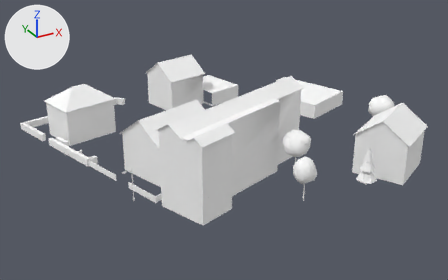
The glTF model cities/arlov-borggatan/pack/tiles/c-7_0.glb: old version first, new version second.
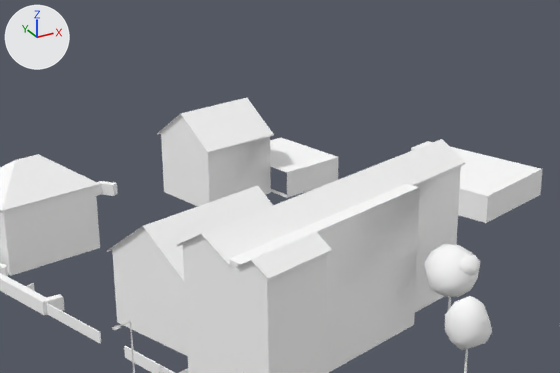
Old and new are each drawn whole from a camera (50 mm lens) standing at (-445.7, -70.7, 52.1) and looking at (-391.5, 27.8, 2.8) and again close up on the part from 14% to 79% of the width and 2% to 70% of the height. Lighting does not change. The marker at upper left points along +X, +Y and +Z. The older version's two pictures come first. Where no turn or scale is listed for an object, it has been applied to the vertices. Vertices at exactly the same position are counted once.

The older version as bpy lines, for what is in view:
```python
me_sm_building_w361096433 = bpy.data.meshes.new('SM_Building_w361096433')
me_sm_building_w361096433.from_pydata(...)  # 35 vertices, 31 faces; spans x -26.9..26.9, y -28.0..28.0, z -6.8..6.8
# faces by material slot: [6, 25]
me_sm_building_w361096433.materials.append(mat_m_wall_brick_brown_upper)  # white #ffffff
me_sm_building_w361096433.materials.append(mat_m_roof_flat_tar)  # white #ffffff
me_sm_building_w361096434 = bpy.data.meshes.new('SM_Building_w361096434')
me_sm_building_w361096434.from_pydata(...)  # 12 vertices, 12 faces; spans x -7.6..7.6, y -9.9..9.9, z -1.5..1.5
me_sm_building_w361096434.materials.append(mat_m_wall_plaster_ivory_upper)  # white #ffffff
me_sm_trees__7_0 = bpy.data.meshes.new('SM_Trees_-7_0')
me_sm_trees__7_0.from_pydata(...)  # 450 vertices, 789 faces; spans x -16.5..16.5, y -9.5..9.5, z -4.5..4.5
# faces by material slot: [48, 720, 21]
me_sm_trees__7_0.materials.append(mat_m_bark_wood)  # white #ffffff
me_sm_trees__7_0.materials.append(mat_m_leaf)  # white #ffffff
me_sm_trees__7_0.materials.append(mat_m_conifer)  # white #ffffff
ob_sm_building_w361096433 = bpy.data.objects.new('SM_Building_w361096433', me_sm_building_w361096433)
ob_sm_building_w361096433.location = (-383.13, 33.96, 8.25)
ob_sm_building_w361096434 = bpy.data.objects.new('SM_Building_w361096434', me_sm_building_w361096434)
ob_sm_building_w361096434.location = (-363.83, 40.59, 3.39)
ob_sm_trees__7_0 = bpy.data.objects.new('SM_Trees_-7_0', me_sm_trees__7_0)
ob_sm_trees__7_0.location = (-376.16, 8.87, 6.26)
# also in view: 'SM_Building_w208684069' at (-408.0, 36.2, 5.0); 'SM_Building_w208682122' at (-388.0, 29.8, 8.7); 'SM_Building_w208684046' at (-401.7, 39.7, 6.9); 'SM_Building_w361096435' at (-396.2, 13.0, 9.1); 'SM_Building_w357244349' at (-407.5, 25.5, 6.9)
```
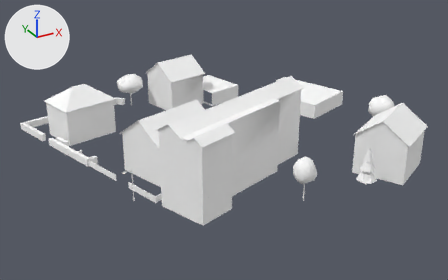
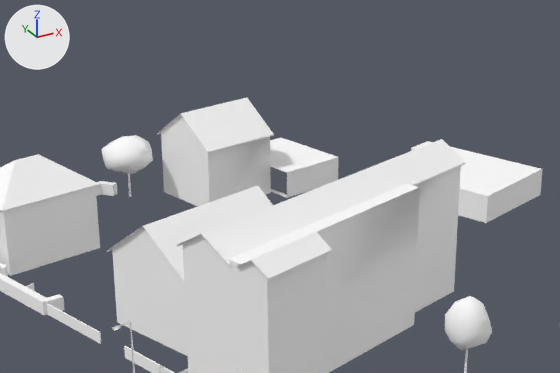
The newer file is also turned or shifted as a whole; pictures and numbers use the older file's frame.

Location of each change, (x1, y1, x2, y2) in pixels of the close-ups (560 x 373 px; the box of a moved part takes in the faces that stretch with it):
'SM_Trees_-7_0', reshaped: before (424, 244, 492, 373); after (101, 135, 492, 373)
part 1 of me_sm_trees__7_0, moved or reshaped: before (448, 297, 451, 310); after (128, 173, 132, 197)
part 2 of me_sm_trees__7_0, added: after (101, 135, 153, 174)
part 3 of me_sm_trees__7_0, added: after (133, 139, 150, 155)
part 4 of me_sm_trees__7_0, deleted: before (424, 244, 479, 297)
part 5 of me_sm_trees__7_0, deleted: before (458, 253, 480, 275)

The change, as a list of edits to the scene's bpy script:
```text
Change me_sm_trees__7_0:
    used by ob_sm_trees__7_0; location = (-376.16, 8.87, 6.26)
    remove me_sm_trees__7_0.from_pydata(...)  # 450 vertices, 789 faces; spans x -16.5..16.5, y -9.5..9.5, z -4.5..4.5
    add me_sm_trees__7_0.from_pydata(...)  # 450 vertices, 789 faces; spans x -25.5..16.5, y -9.5..53.3, z -5.0..4.5
    me_sm_trees__7_0 part 1: the loose piece of 12 vertices spanning x -10.8..-10.5, y 1.2..1.4, z -4.5..-0.7 is scaled about its middle by (1.04, 1.04, 0.856), then moved by (-12.1, 48.9, -0.8)
    me_sm_trees__7_0 part 2: a new loose piece of 42 vertices spanning x -25.5..-20.0, y 46.8..53.2, z -2.1..2.4, in mat_m_leaf (white #ffffff)
    me_sm_trees__7_0 part 3: a new loose piece of 42 vertices spanning x -23.7..-20.5, y 47.4..51.0, z -0.6..2.3, in mat_m_leaf (white #ffffff)
    me_sm_trees__7_0 part 4: the loose piece of 42 vertices spanning x -12.9..-8.3, y -1.4..3.7, z -0.9..4.2 is deleted
    me_sm_trees__7_0 part 5: the loose piece of 42 vertices spanning x -11.5..-8.8, y -1.4..1.5, z 1.6..3.7 is deleted
    other edits to the shape of me_sm_trees__7_0 do not show in these pictures
```
